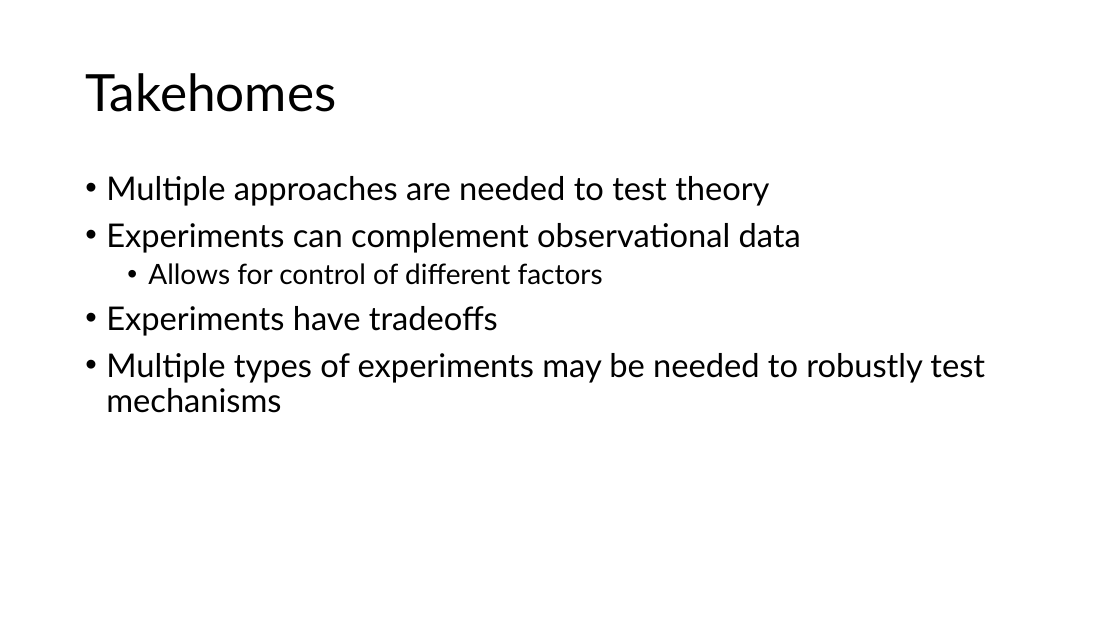
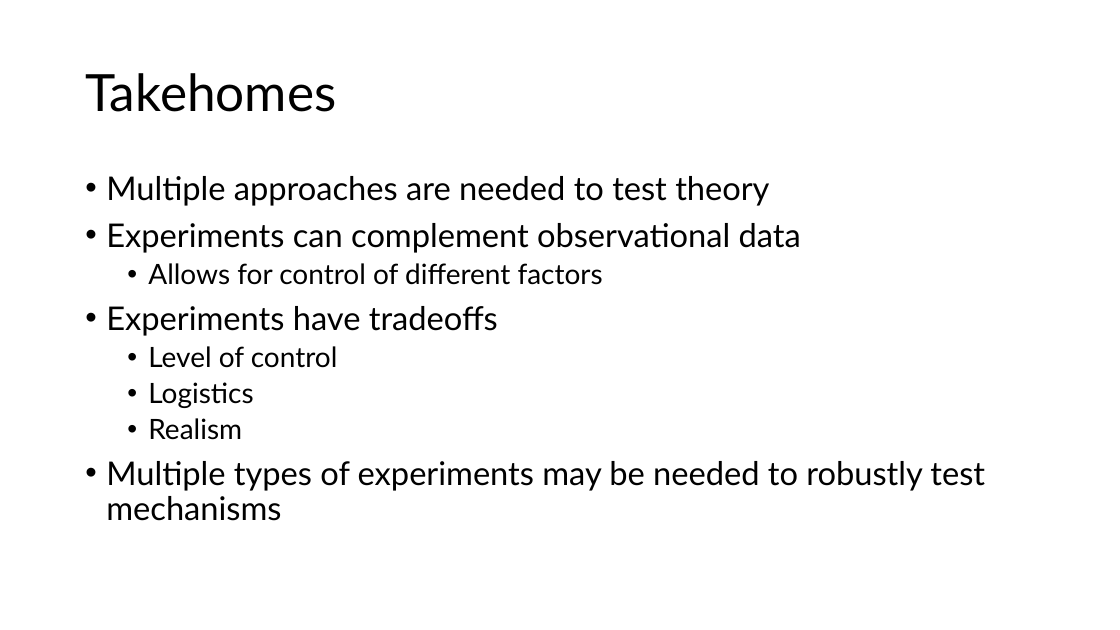
Before and after one commit to SmithEcophysLab/seminar, a slide deck: slide 32 of 2025_lemontree/src/lemontree_mtg_2025_smith.pptx. Drawn at 1120x630 pixels with LibreOffice and Linux fonts; fonts in the diff are those of the drawing. Boxes give left, top, right and bottom in pixels: in the first picture for what was removed or moved away, otherwise in the second. Text is boxed around its words. In the diff, an @@ line names an element or a change of style, - is before the commit and + after.

```diff
--- a/2025_lemontree/src/lemontree_mtg_2025_smith.pptx
+++ b/2025_lemontree/src/lemontree_mtg_2025_smith.pptx
@@ text at (x1=148, y1=346, x2=338, y2=440): paragraphs added @@
+  • Level of control
+  • Logistics
+  • Realism
```
Also in this commit, not shown: 4 other slides changed, 1 other file.
